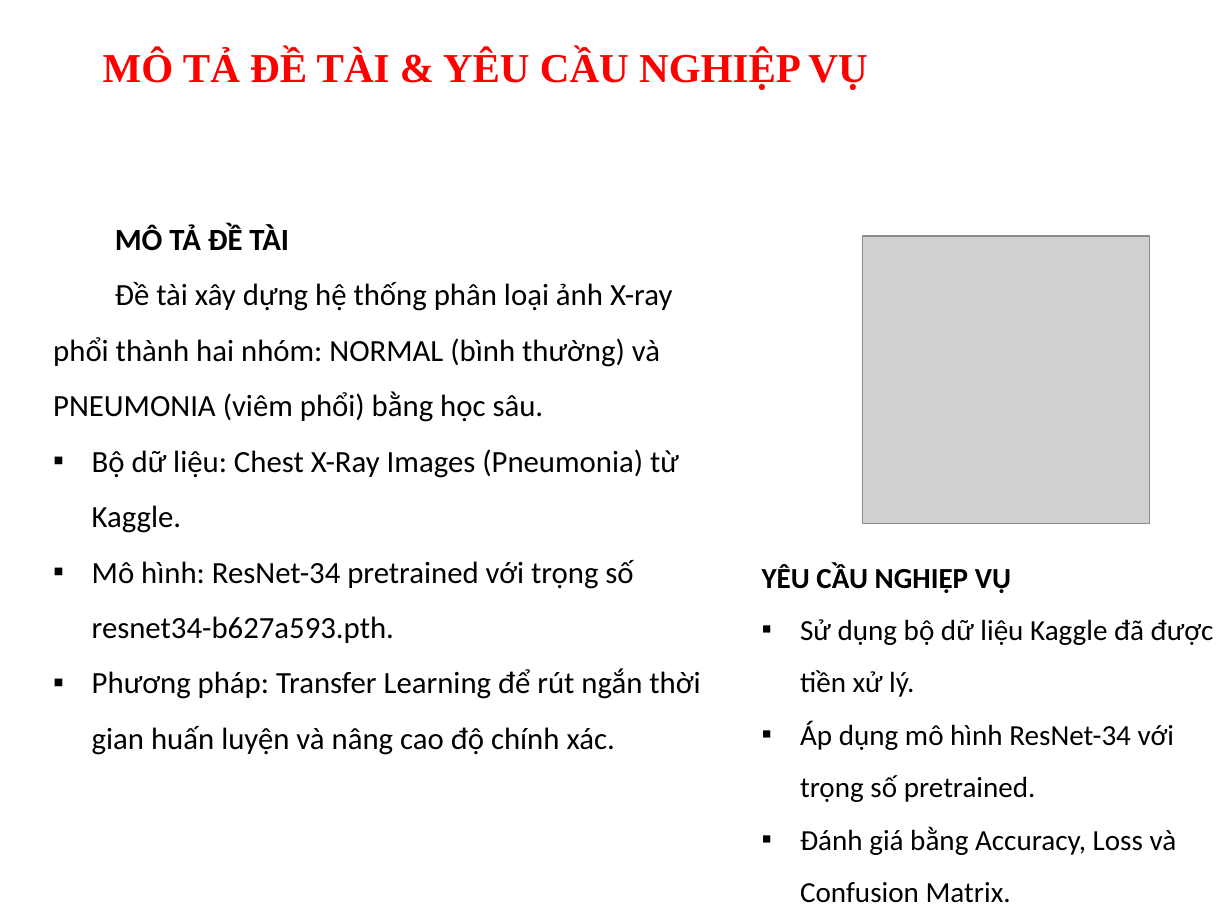
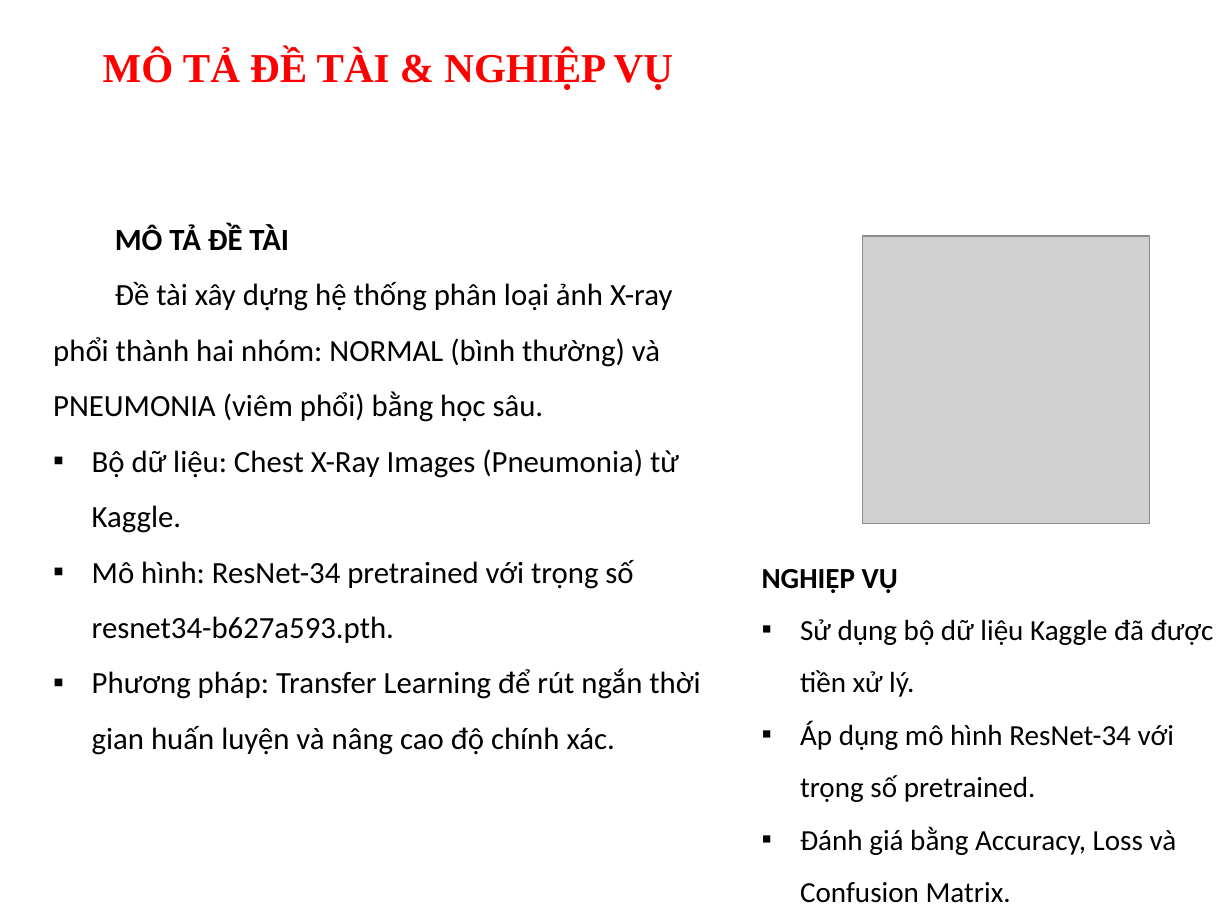
Before and after one commit to TranNgocHanh/ResNet-34_TranNgocHanh_110122219_DA22TTA, a slide deck: slide 3 of Trần Ngọc Hành _ PPTX.pptx. Drawn at 1232x924 pixels with LibreOffice and Linux fonts; fonts in the diff are those of the drawing; grey boxes stand for pictures; background and template pictures are left out. Boxes give left, top, right and bottom in pixels: in the first picture for what was removed or moved away, otherwise in the second. Text is boxed around its words. In the diff, an @@ line names an element or a change of style, - is before the commit and + after.

```diff
--- a/Trần Ngọc Hành _ PPTX.pptx
+++ b/Trần Ngọc Hành _ PPTX.pptx
@@ title at (103,50,673,90): text changed @@
-MÔ TẢ ĐỀ TÀI & YÊU CẦU NGHIỆP VỤ
+MÔ TẢ ĐỀ TÀI & NGHIỆP VỤ
@@ text at (762,569,898,593): text changed @@
-YÊU CẦU NGHIỆP VỤ
+NGHIỆP VỤ
```
Also in this commit, not shown: 3 other files.
